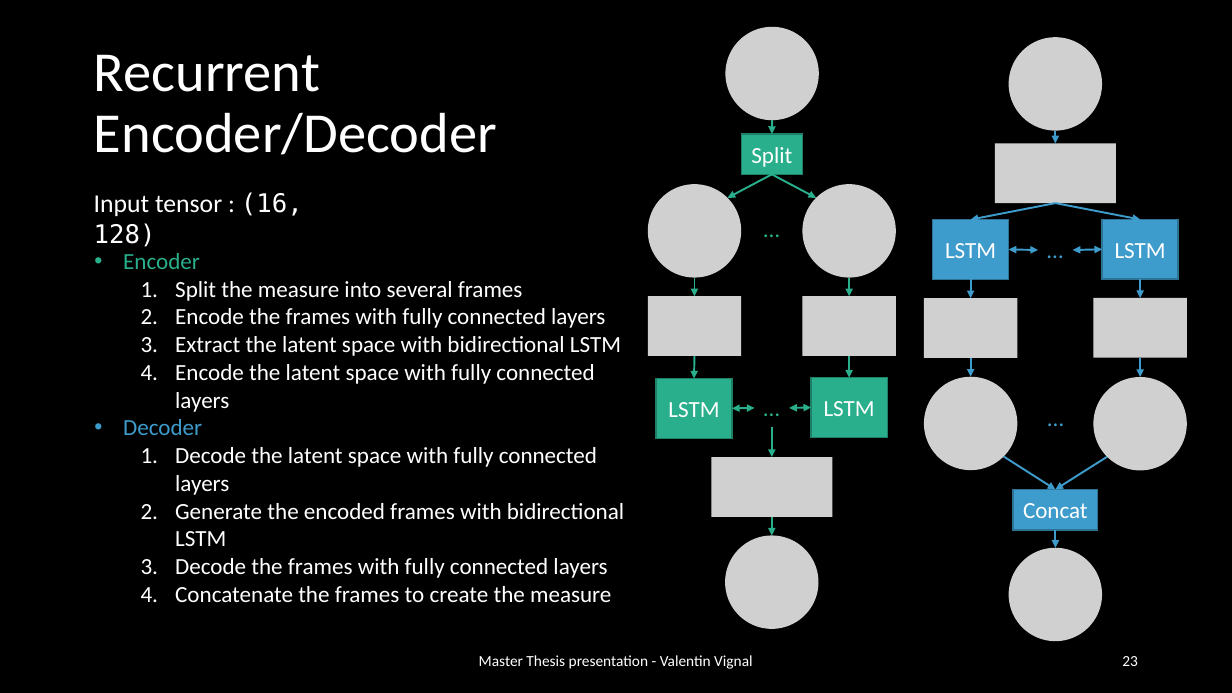
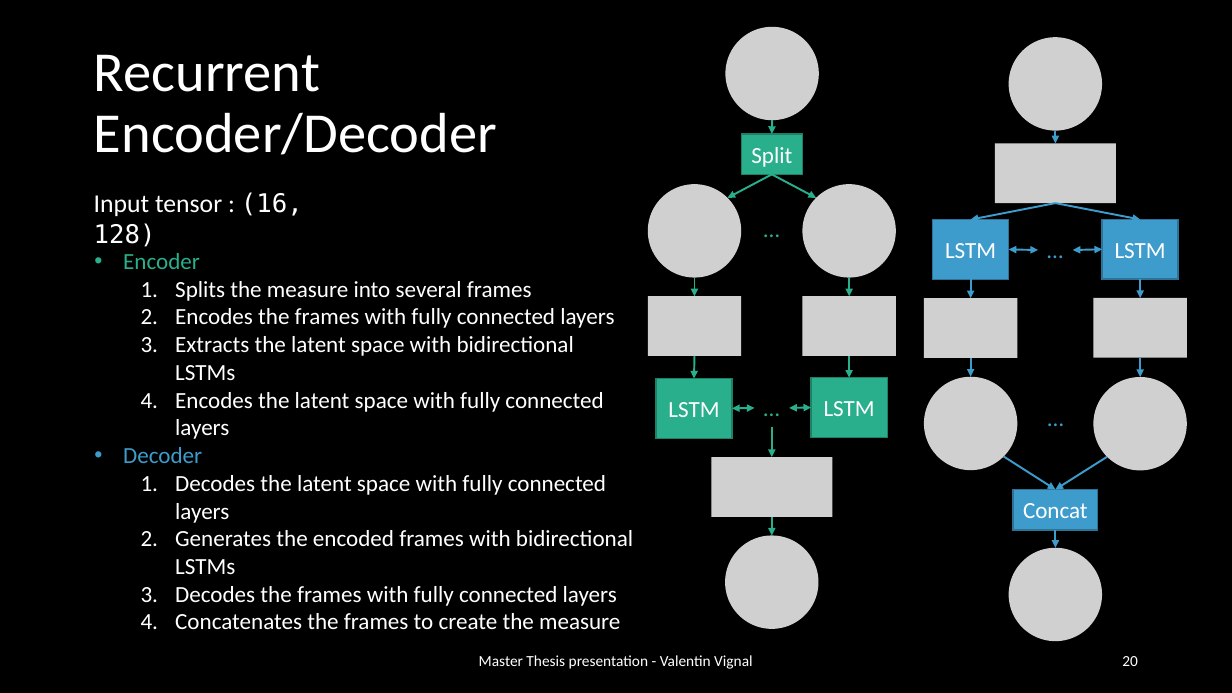
Before and after one commit to ValentinVignal/Dissertation-Report, a slide deck: slide 20 of Presentation/Presentation.pptx (slide 23 before the commit). Drawn at 1232x693 pixels with LibreOffice and Linux fonts; fonts in the diff are those of the drawing; grey boxes stand for pictures. Boxes give left, top, right and bottom in pixels: in the first picture for what was removed or moved away, otherwise in the second. Text is boxed around its words. In the diff, an @@ line names an element or a change of style, - is before the commit and + after.

```diff
--- a/Presentation/Presentation.pptx
+++ b/Presentation/Presentation.pptx
@@ text at [175,281,614,439]: text changed @@
-  1. Split the measure into several frames
-  2. Encode the frames with fully connected layers
-  3. Extract the latent space with bidirectional LSTM
-  4. Encode the latent space with fully connected layers
+  1. Splits the measure into several frames
+  2. Encodes the frames with fully connected layers
+  3. Extracts the latent space with bidirectional LSTMs
+  4. Encodes the latent space with fully connected layers
@@ text at [175,475,633,629]: text changed @@
-  1. Decode the latent space with fully connected layers
-  2. Generate the encoded frames with bidirectional LSTM
-  3. Decode the frames with fully connected layers
-  4. Concatenate the frames to create the measure
+  1. Decodes the latent space with fully connected layers
+  2. Generates the encoded frames with bidirectional LSTMs
+  3. Decodes the frames with fully connected layers
+  4. Concatenates the frames to create the measure
@@ page number at [1122,656,1138,666]: text changed @@
-23
+20
```
Also in this commit, not shown: 12 other slides changed, 19 slides added, 45 other files.
